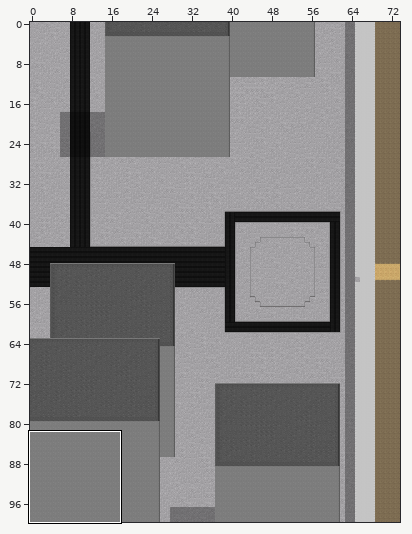
A Tiled map (JSON) gets an edit: main/resources/worlds/CityEntrySquare.json. Above, an overview of the earlier version with the close-up marked.
Close-up. As it was:
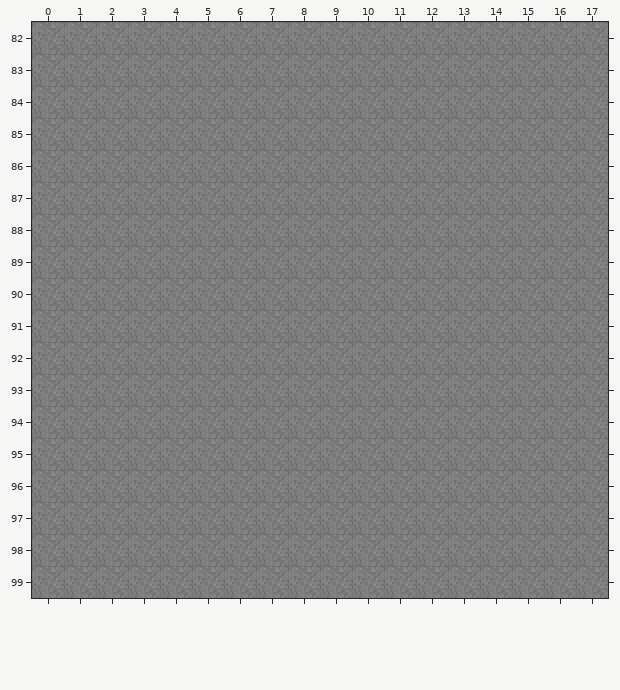
Cells are 16x16 px. Shown: x 0..17, y 82..99. The commit also changed other parts of the map, which this record leaves out.
The result:
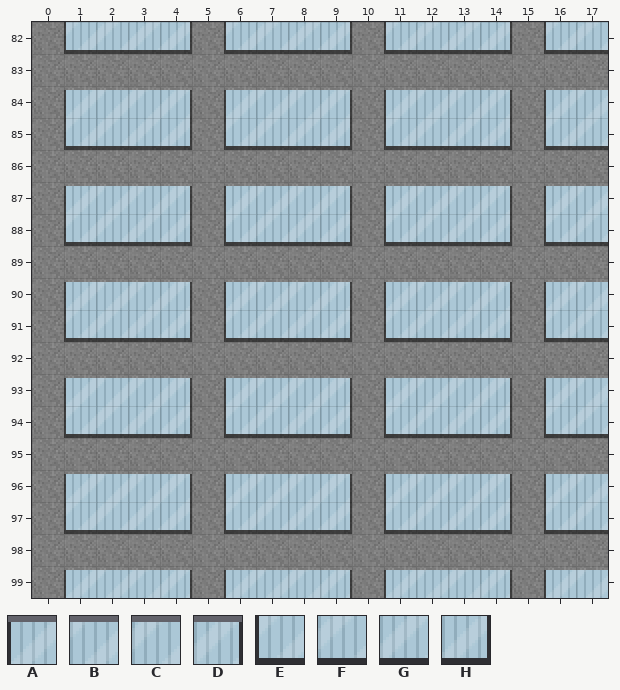
Key: from "Window4_tilesheet": A 0, B 1, C 2, D 3, E 4, F 5, G 6, H 7.
_ is an empty cell.
Tiles of an added or newly shown layer are drawn over the layers below it.
Change:
{"where": "layer \"windows\" (added)"}
{"y":82,"x":1,"old":"____","new":"EFGH"}
{"y":82,"x":6,"old":"____","new":"EFGH"}
{"y":82,"x":11,"old":"____","new":"EFGH"}
{"y":82,"x":16,"old":"__","new":"EF"}
{"y":84,"x":1,"old":"____","new":"ABCD"}
{"y":84,"x":6,"old":"____","new":"ABCD"}
{"y":84,"x":11,"old":"____","new":"ABCD"}
{"y":84,"x":16,"old":"__","new":"AB"}
{"y":85,"x":1,"old":"____","new":"EFGH"}
{"y":85,"x":6,"old":"____","new":"EFGH"}
{"y":85,"x":11,"old":"____","new":"EFGH"}
{"y":85,"x":16,"old":"__","new":"EF"}
{"y":87,"x":1,"old":"____","new":"ABCD"}
{"y":87,"x":6,"old":"____","new":"ABCD"}
{"y":87,"x":11,"old":"____","new":"ABCD"}
{"y":87,"x":16,"old":"__","new":"AB"}
{"y":88,"x":1,"old":"____","new":"EFGH"}
{"y":88,"x":6,"old":"____","new":"EFGH"}
{"y":88,"x":11,"old":"____","new":"EFGH"}
{"y":88,"x":16,"old":"__","new":"EF"}
{"y":90,"x":1,"old":"____","new":"ABCD"}
{"y":90,"x":6,"old":"____","new":"ABCD"}
{"y":90,"x":11,"old":"____","new":"ABCD"}
{"y":90,"x":16,"old":"__","new":"AB"}
{"y":91,"x":1,"old":"____","new":"EFGH"}
{"y":91,"x":6,"old":"____","new":"EFGH"}
{"y":91,"x":11,"old":"____","new":"EFGH"}
{"y":91,"x":16,"old":"__","new":"EF"}
{"y":93,"x":1,"old":"____","new":"ABCD"}
{"y":93,"x":6,"old":"____","new":"ABCD"}
{"y":93,"x":11,"old":"____","new":"ABCD"}
{"y":93,"x":16,"old":"__","new":"AB"}
{"y":94,"x":1,"old":"____","new":"EFGH"}
{"y":94,"x":6,"old":"____","new":"EFGH"}
{"y":94,"x":11,"old":"____","new":"EFGH"}
{"y":94,"x":16,"old":"__","new":"EF"}
{"y":96,"x":1,"old":"____","new":"ABCD"}
{"y":96,"x":6,"old":"____","new":"ABCD"}
{"y":96,"x":11,"old":"____","new":"ABCD"}
{"y":96,"x":16,"old":"__","new":"AB"}
{"y":97,"x":1,"old":"____","new":"EFGH"}
{"y":97,"x":6,"old":"____","new":"EFGH"}
{"y":97,"x":11,"old":"____","new":"EFGH"}
{"y":97,"x":16,"old":"__","new":"EF"}
{"y":99,"x":1,"old":"____","new":"ABCD"}
{"y":99,"x":6,"old":"____","new":"ABCD"}
{"y":99,"x":11,"old":"____","new":"ABCD"}
{"y":99,"x":16,"old":"__","new":"AB"}
